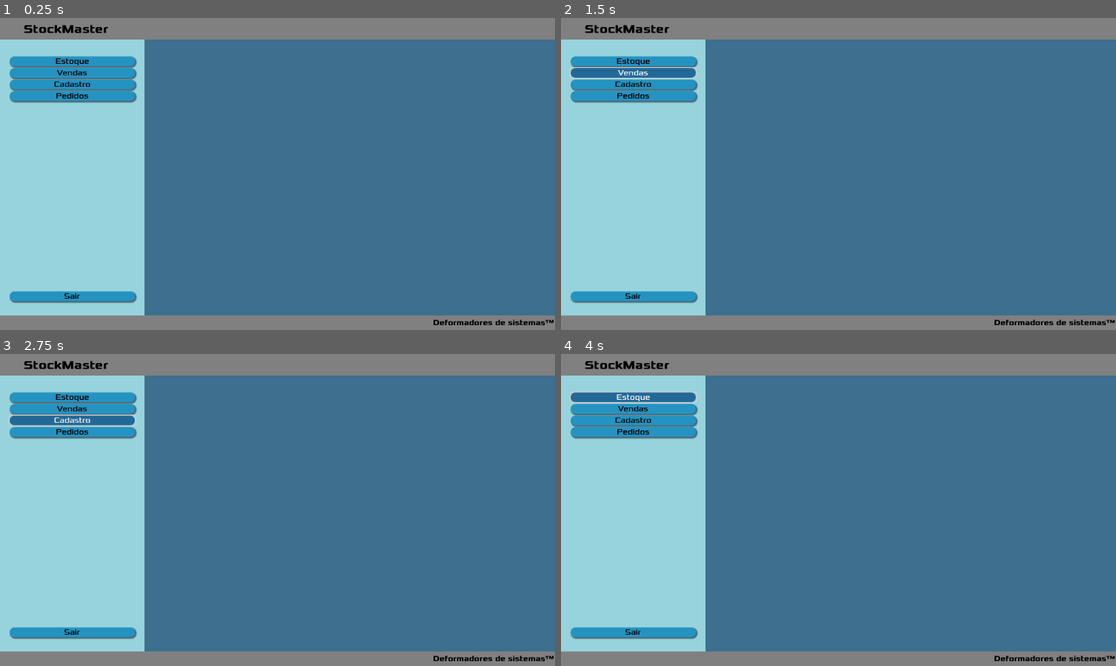
Above: before the commit, frames 1-4 (two rows, left to right).
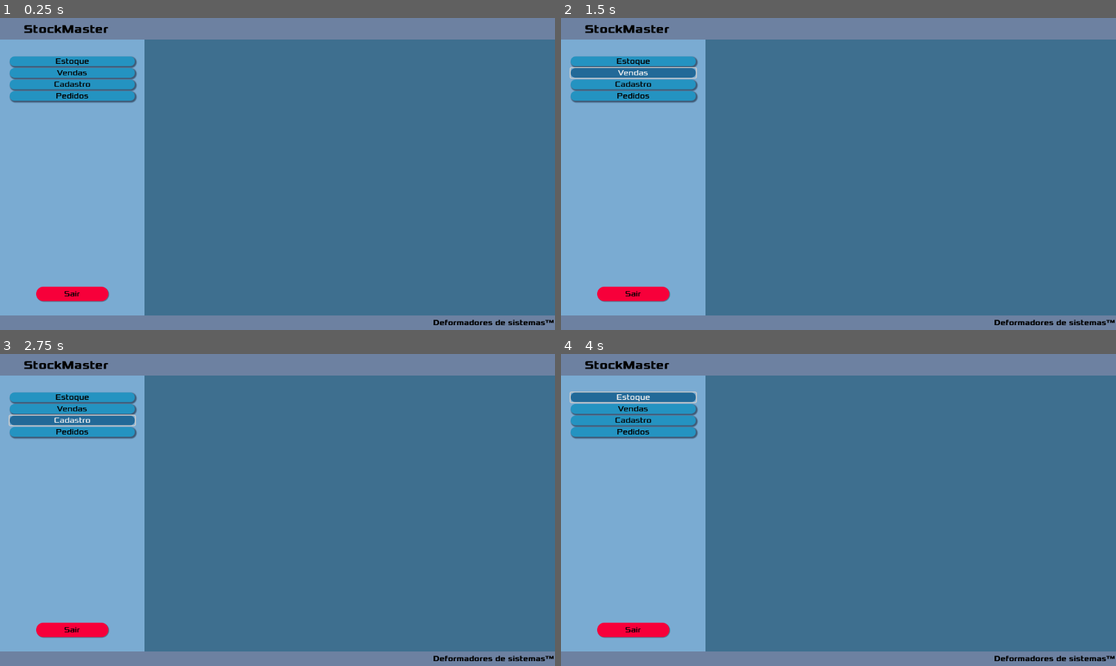
Above: after the commit, the same moments.

Repository: Jeday03/Sistema-De-Inventario-Modeladgem-De-Sistemas
Game: Godot game, scene res://Scenes/DefaultPage.tscn
Two runs of this game, one before a commit and one after it. Both use one fixed random seed, a clock stepped at 60 frames per second and the inputs below. This scene is started directly instead of the project's main scene.
Inputs:
- Up to frame 1 (0.25 s): no input
- Up to frame 2 (1.5 s): click "Estoque" at 0.5 s; click "Vendas" at 1.25 s
- Up to frame 3 (2.75 s): click "Cadastro" at 2 s
- Up to frame 4 (4 s): click "Pedidos" at 2.75 s; click "Estoque" at 3.5 s

The runs differ from the first frame. In frame 1, 31% of the frame differs, in the area x 0-100%, y 0-100%; in frame 2, 31%; in frame 3, 31%; in frame 4, 31%.

Commit message:
Adciona uns detalhes nas cenas e escreve uma TodoList

Diff:
--- a/stockmastergodot2/Scenes/DefaultPage.tscn
+++ b/stockmastergodot2/Scenes/DefaultPage.tscn
@@ -1,6 +1,7 @@
-[gd_scene load_steps=2 format=3 uid="uid://cpp10fh3liriv"]
+[gd_scene load_steps=3 format=3 uid="uid://cpp10fh3liriv"]
 
 [ext_resource type="Theme" uid="uid://bqh2iuipvdjx" path="res://Themes/TemaNovo.tres" id="1_7tra1"]
+[ext_resource type="Theme" uid="uid://dormmmutv1axg" path="res://Themes/Logout.tres" id="2_hxsfm"]
 
 [node name="DefaultPage" type="Control"]
 layout_mode = 3
@@ -17,7 +18,7 @@
 anchor_right = 1.0
 offset_bottom = 45.0
 grow_horizontal = 2
-color = Color(0.501961, 0.501961, 0.501961, 1)
+color = Color(0.426345, 0.507299, 0.630688, 1)
 
 [node name="HBoxContainer" type="HBoxContainer" parent="Header"]
 layout_mode = 1
@@ -53,7 +54,7 @@
 offset_right = 300.0
 grow_vertical = 2
 theme = ExtResource("1_7tra1")
-color = Color(0.58943, 0.826612, 0.86543, 1)
+color = Color(0.479976, 0.670227, 0.823632, 1)
 
 [node name="MarginContainer" type="MarginContainer" parent="Sidebar"]
 layout_mode = 1
@@ -92,8 +93,11 @@
 "
 
 [node name="LogoutButton" type="Button" parent="Sidebar/MarginContainer/VBoxContainer"]
+custom_minimum_size = Vector2(150, 30)
 layout_mode = 2
+size_flags_horizontal = 4
 size_flags_vertical = 10
+theme = ExtResource("2_hxsfm")
 text = "Sair
 "
 
@@ -108,7 +112,7 @@
 grow_horizontal = 2
 grow_vertical = 0
 theme = ExtResource("1_7tra1")
-color = Color(0.501961, 0.501961, 0.501961, 1)
+color = Color(0.427451, 0.505882, 0.631373, 1)
 
 [node name="HBoxContainer" type="HBoxContainer" parent="Footer"]
 layout_direction = 3
--- /dev/null
+++ b/stockmastergodot2/Themes/Logout.tres
@@ -0,0 +1,39 @@
+[gd_resource type="Theme" load_steps=5 format=3 uid="uid://dormmmutv1axg"]
+
+[sub_resource type="StyleBoxFlat" id="StyleBoxFlat_2vkey"]
+bg_color = Color(0.776916, 0.294627, 0.292914, 1)
+corner_radius_top_left = 15
+corner_radius_top_right = 15
+corner_radius_bottom_right = 15
+corner_radius_bottom_left = 15
+
+[sub_resource type="StyleBoxFlat" id="StyleBoxFlat_g02lc"]
+bg_color = Color(0.995162, 0.0974965, 0.289296, 1)
+corner_radius_top_left = 15
+corner_radius_top_right = 15
+corner_radius_bottom_right = 15
+corner_radius_bottom_left = 15
+
+[sub_resource type="StyleBoxFlat" id="StyleBoxFlat_yqpm1"]
+bg_color = Color(0.968033, 0, 0.22909, 1)
+corner_radius_top_left = 15
+corner_radius_top_right = 15
+corner_radius_bottom_right = 15
+corner_radius_bottom_left = 15
+shadow_color = Color(0, 0, 0, 0.321569)
+shadow_size = 1
+shadow_offset = Vector2(1, 1)
+
+[sub_resource type="StyleBoxFlat" id="StyleBoxFlat_cvy6i"]
+bg_color = Color(0.69242, 0, 0.16982, 1)
+corner_radius_top_left = 15
+corner_radius_top_right = 15
+corner_radius_bottom_right = 15
+corner_radius_bottom_left = 15
+
+[resource]
+Button/colors/font_color = Color(0, 0, 0, 1)
+Button/styles/focus = SubResource("StyleBoxFlat_2vkey")
+Button/styles/hover = SubResource("StyleBoxFlat_g02lc")
+Button/styles/normal = SubResource("StyleBoxFlat_yqpm1")
+Button/styles/pressed = SubResource("StyleBoxFlat_cvy6i")
Not shown, added: ToDoList. txt
